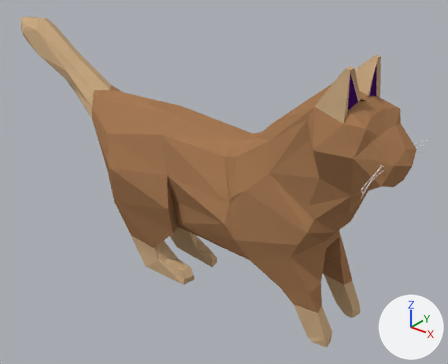
Two versions of the Blender file Assets/Blender/AnimatedCat.blend, one commit apart.
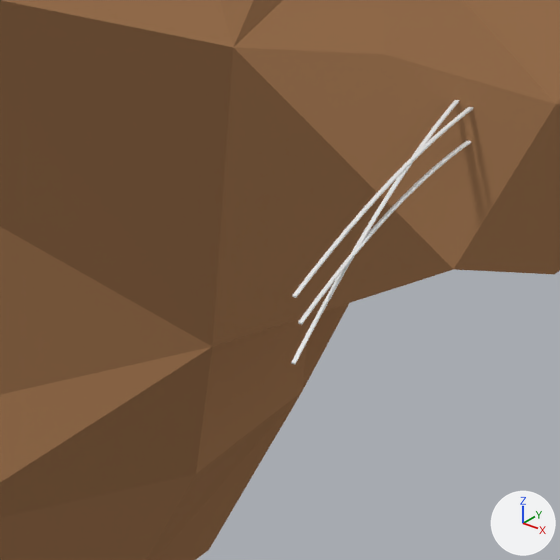
The first picture shows the older version from a 50 mm lens placed at (3.72, -4.24, 2.51), pointed at (0.17, 0.2, -0.24). The close-ups show both versions on the part from 72% to 88% of the width and 42% to 61% of the height of that picture. Arrows for +X, +Y and +Z are at lower right; the lights stay in place.

The first close-up shows 'Whiskers', 'cat.001'.
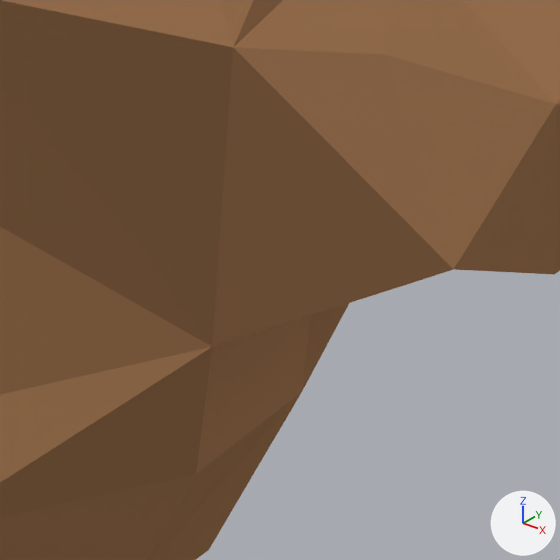
The change, as JSON lines over the scene's bpy script:
```json
{"op": "remove", "block": "ob_whiskers", "code": ["ob_whiskers = bpy.data.objects.new('Whiskers', me_whiskers)", "ob_whiskers.location = (1.918, 0.0, 0.0)", "ob_whiskers.rotation_euler = (0.0, 0.0, 1.571)  # degrees (0, 0, 90)"]}
```

What differs and where, as boxes [x1, y1, x2, y2] in the close-ups (560 x 560 px):
```json
{"object": "Whiskers", "change": "deleted", "before": [291, 100, 473, 365]}
```
